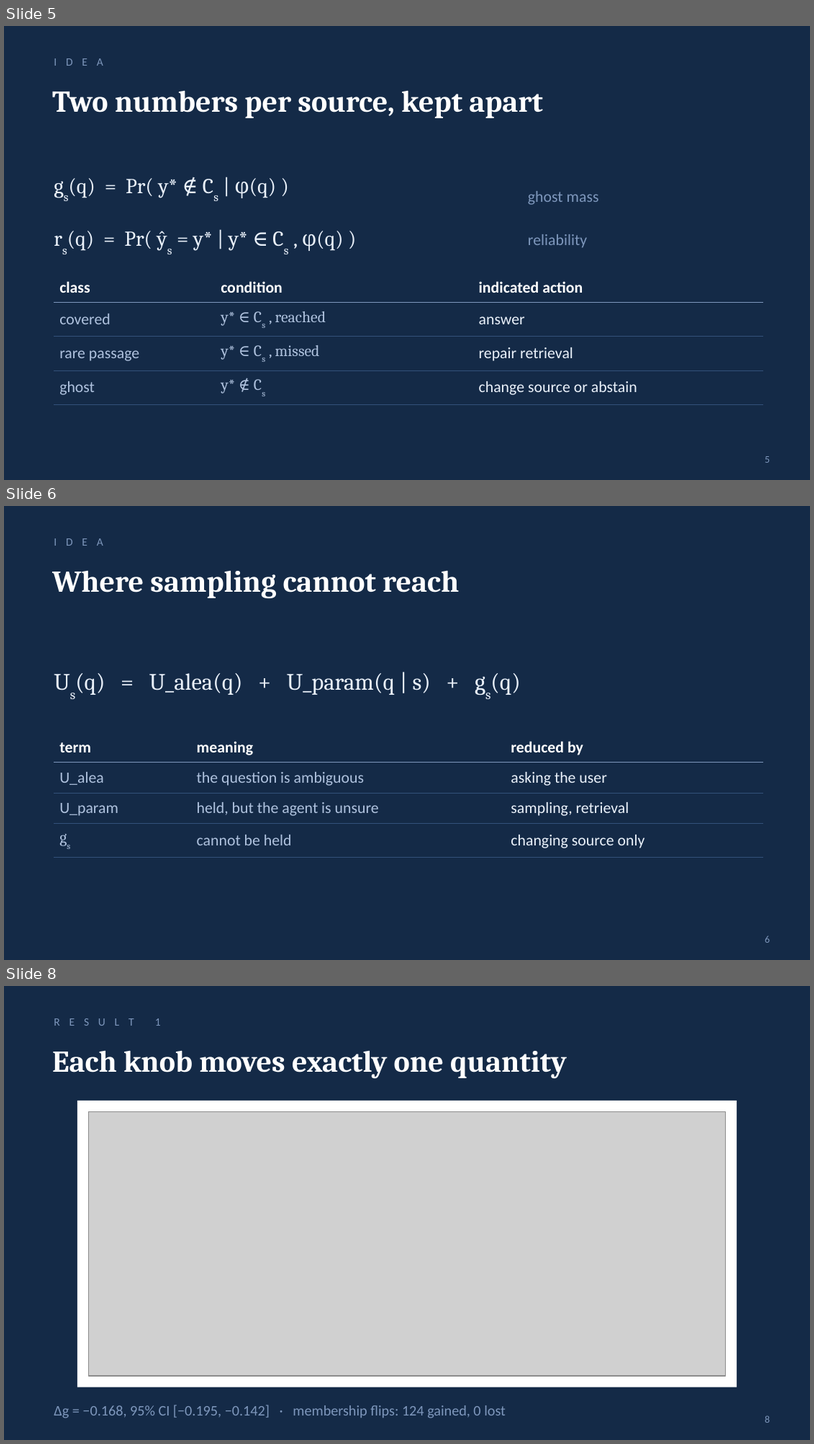
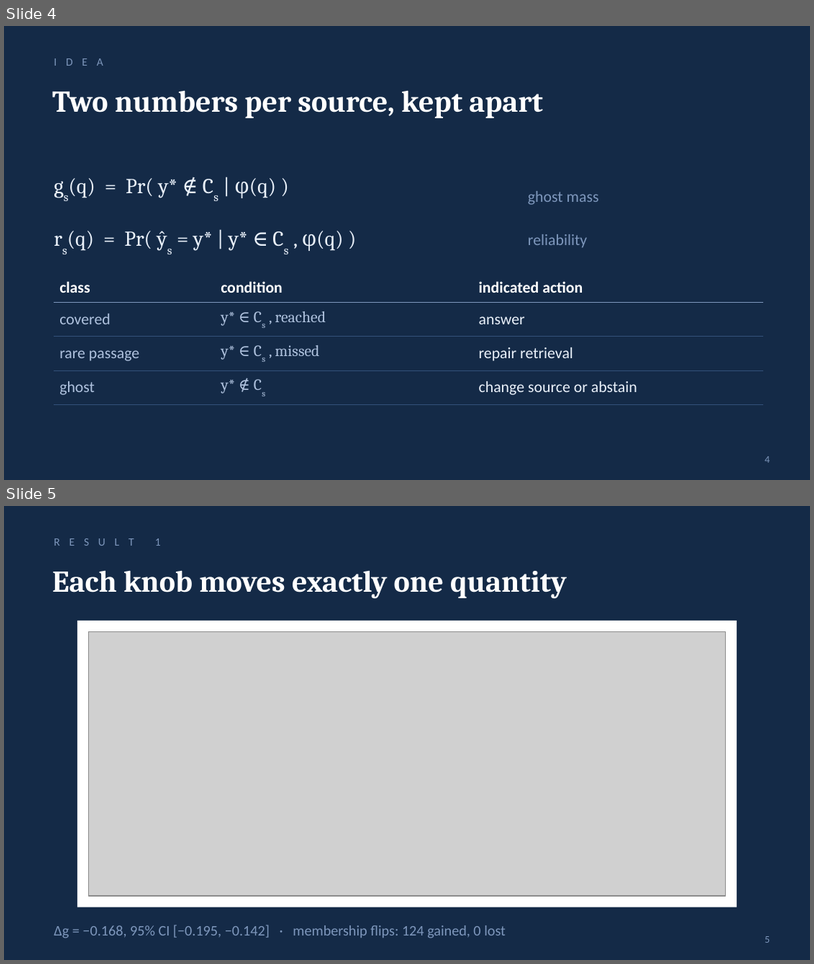
Before and after one commit to shecode-hue/knowing-where-not-to-look, a slide deck: presentation/knowing_where_not_to_look.pptx. Shown one above the other, each under a label of ours: slides 5, 6 and 8 before the commit, slides 4 and 5 after it; the slides between them are not shown. The pictures are 814x1444 and 814x964 pixels, drawn with LibreOffice and Linux fonts; fonts in the diff are those of the drawing; grey boxes stand for pictures. Boxes give left, top, right and bottom in pixels: in the first picture for what was removed or moved away, otherwise in the second. Text is boxed around its words. In the diff, an @@ line names an element or a change of style, - is before the commit and + after.

```diff
--- a/presentation/knowing_where_not_to_look.pptx
+++ b/presentation/knowing_where_not_to_look.pptx
@@ slide 6 removed at [4, 506, 810, 960], background #142A47 @@
@@ text removed at [54, 538, 103, 546] @@
-I D E A
@@ text removed at [52, 570, 459, 599] @@
-Where sampling cannot reach
@@ text removed at [75, 673, 520, 695] @@
-Us(q) = U_alea(q) + U_param(q | s) + gs(q)
@@ table removed at [54, 732, 764, 852], 4 rows, 3 columns @@
-term | meaning | reduced by
-U_alea | the question is ambiguous | asking the user
-U_param | held, but the agent is unsure | sampling, retrieval
-gs | cannot be held | changing source only
@@ page number removed at [765, 935, 770, 942] @@
-6
@@ what was slide 5 is now slide 4 @@
@@ page number at [765, 456, 770, 462]: text changed @@
-5
+4
@@ what was slide 8 is now slide 5 @@
@@ page number at [765, 936, 770, 942]: text changed @@
-8
+5
```
Also in this commit, not shown: 2 slides changed, 2 other slides removed, 3 other files.
